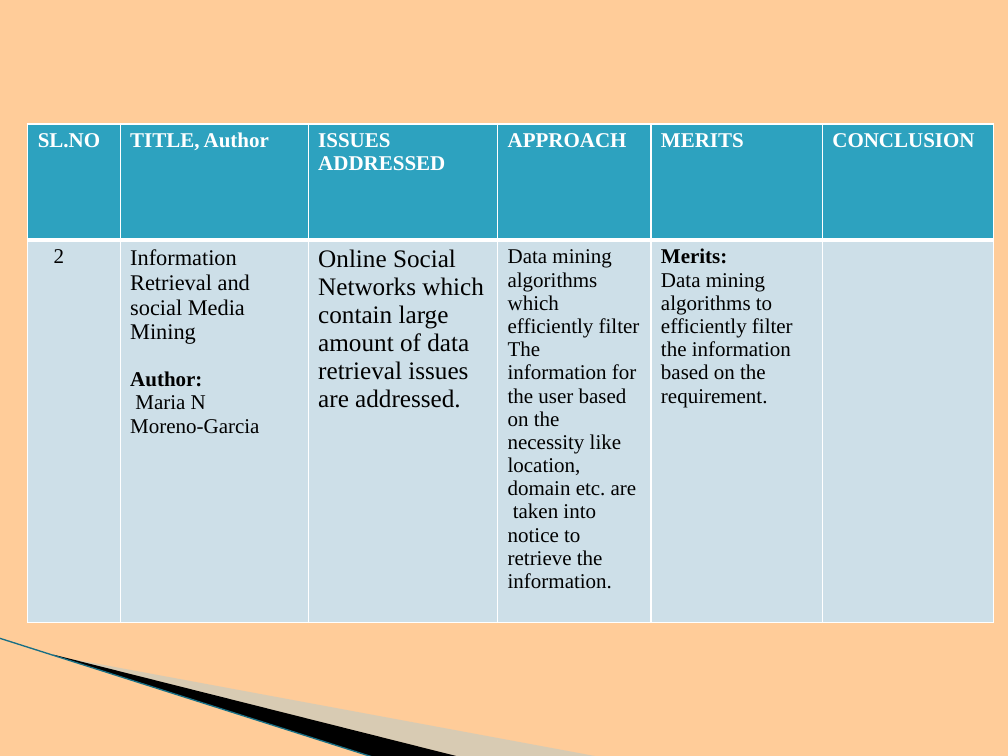
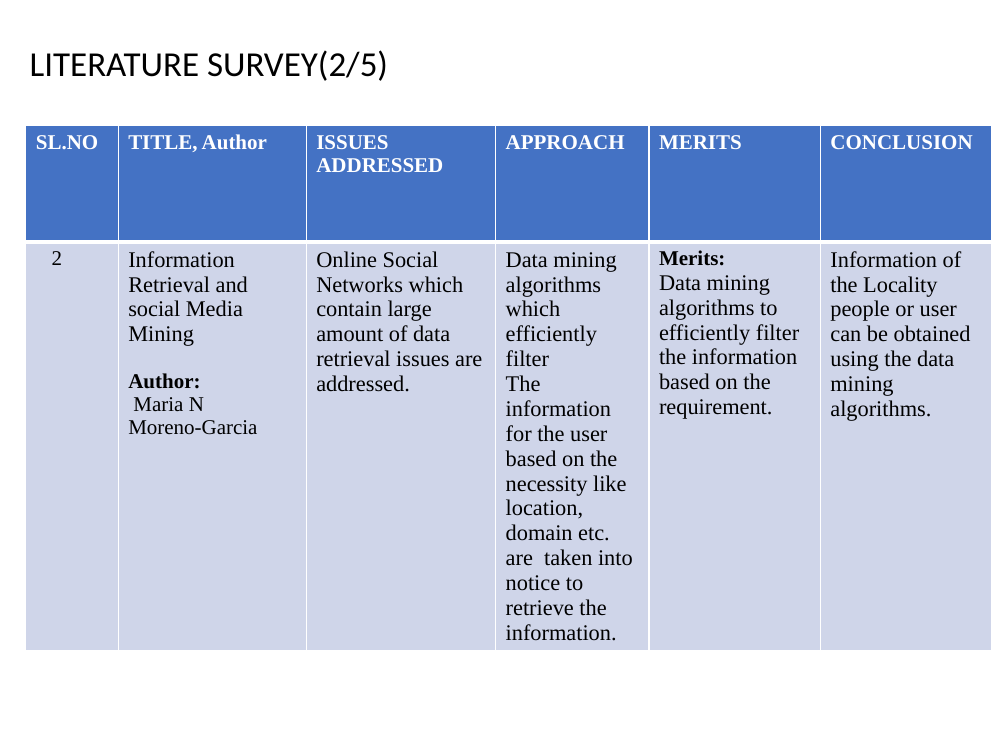
Before and after one commit to BHARGAVKR2000/Event-Detetion-System, a slide deck: slide 4 of project-E10.pptx (slide 9 before the commit). Drawn at 1008x756 pixels with LibreOffice and Linux fonts; fonts in the diff are those of the drawing; background and template pictures are left out. Boxes give left, top, right and bottom in pixels: in the first picture for what was removed or moved away, otherwise in the second. Text is boxed around its words. In the diff, an @@ line names an element or a change of style, - is before the commit and + after.

```diff
--- a/project-E10.pptx
+++ b/project-E10.pptx
@@ background #FFCC99 to #FFFFFF @@
@@ text added at <box>30,50,388,81</box>, 25 pt, text #000000 @@
+LITERATURE SURVEY(2/5)
@@ table at <box>26,126,993,682</box> @@
-row 2, column 6: 
+row 2, column 6: Information of the Locality people or user can be obtained using the data mining algorithms.
@@ fill #2DA2BF to #4472C4 in row 1 @@
@@ fill #CDE0E8 to #CFD5EA in row 2 @@
@@ size 18 to 16 pt in "Online Social Networks which contain large amount ..." @@
@@ size 15 to 16 pt in "Data mining algorithms which efficiently filter", "The information for the user based on ...", "Data mining algorithms to efficiently filter the ..." @@
@@ freeform shape removed at <box>79,551,498,711</box> @@
@@ freeform shape removed at <box>0,638,413,731</box> @@
@@ line removed from (0, 638) to (374, 756) @@
```
Also in this commit, not shown: 20 other slides changed, 4 slides added, 6 slides removed, 1 other file.
